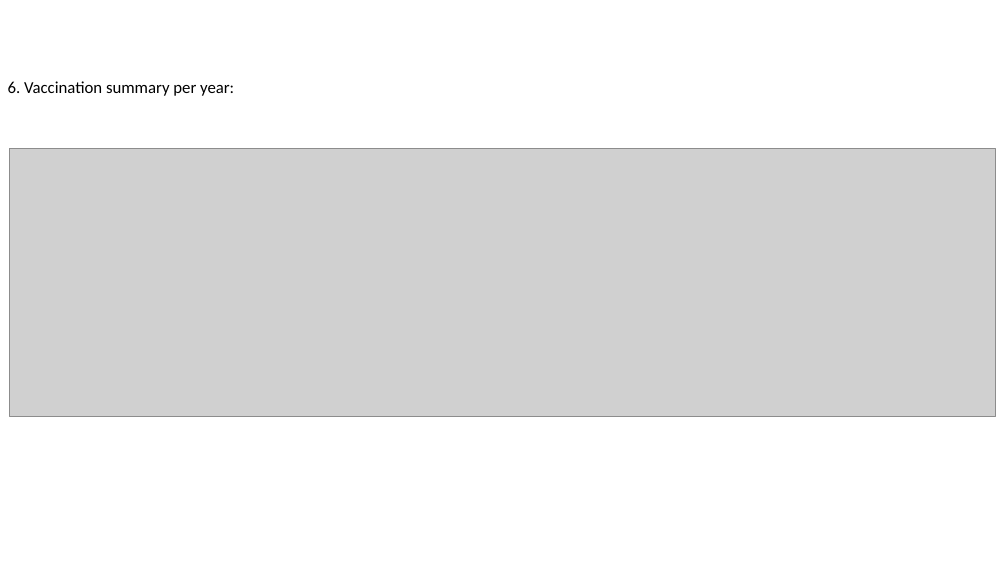
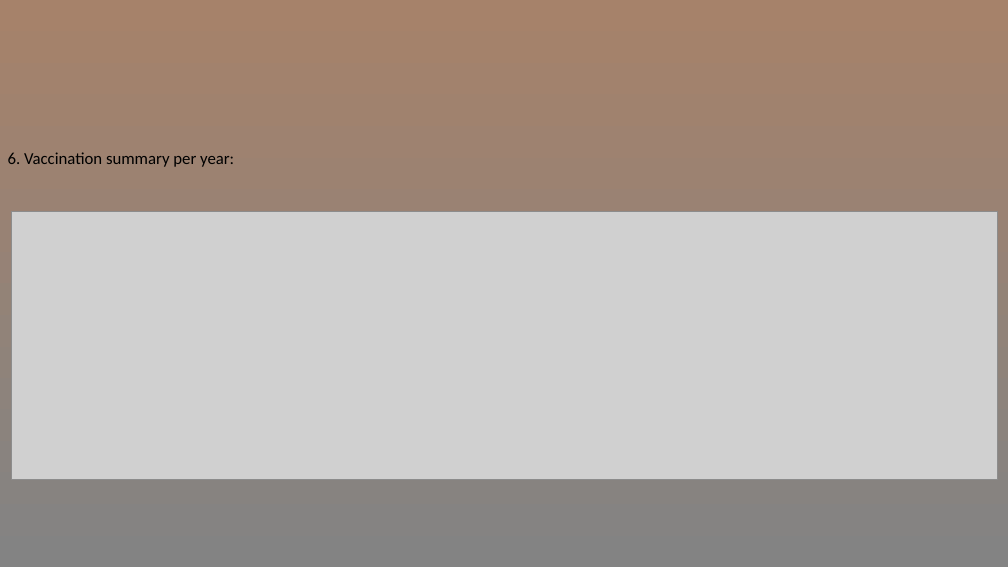
Before and after one commit to ProgrammingWithCybineer/Project_2, a slide deck: slide 9 of Project2T6.pptx (slide 7 before the commit). Drawn at 1008x567 pixels with LibreOffice and Linux fonts; fonts in the diff are those of the drawing; grey boxes stand for pictures. Boxes give left, top, right and bottom in pixels: in the first picture for what was removed or moved away, otherwise in the second. Text is boxed around its words. In the diff, an @@ line names an element or a change of style, - is before the commit and + after.

```diff
--- a/Project2T6.pptx
+++ b/Project2T6.pptx
@@ background #FFFFFF to gradient #838383 to #A6826A @@
@@ subtitle "6. Vaccination summary per year:": place and size @@
-subtitle "6. Vaccination summary per year:" at (8, 81, 234, 96)
+subtitle "6. Vaccination summary per year:" at (8, 152, 234, 167)
@@ picture: place and size @@
-picture at (10, 149, 996, 417)
+picture at (11, 211, 997, 479)
```
Also in this commit, not shown: 9 other slides changed, 1 slide added.
